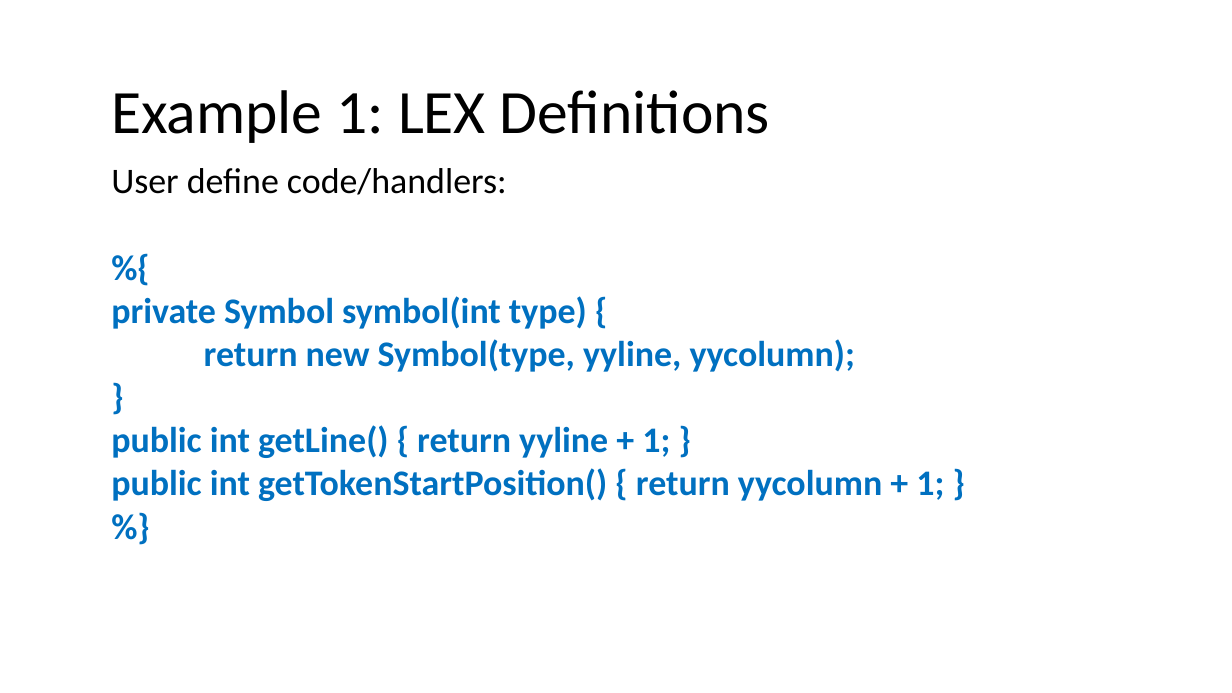
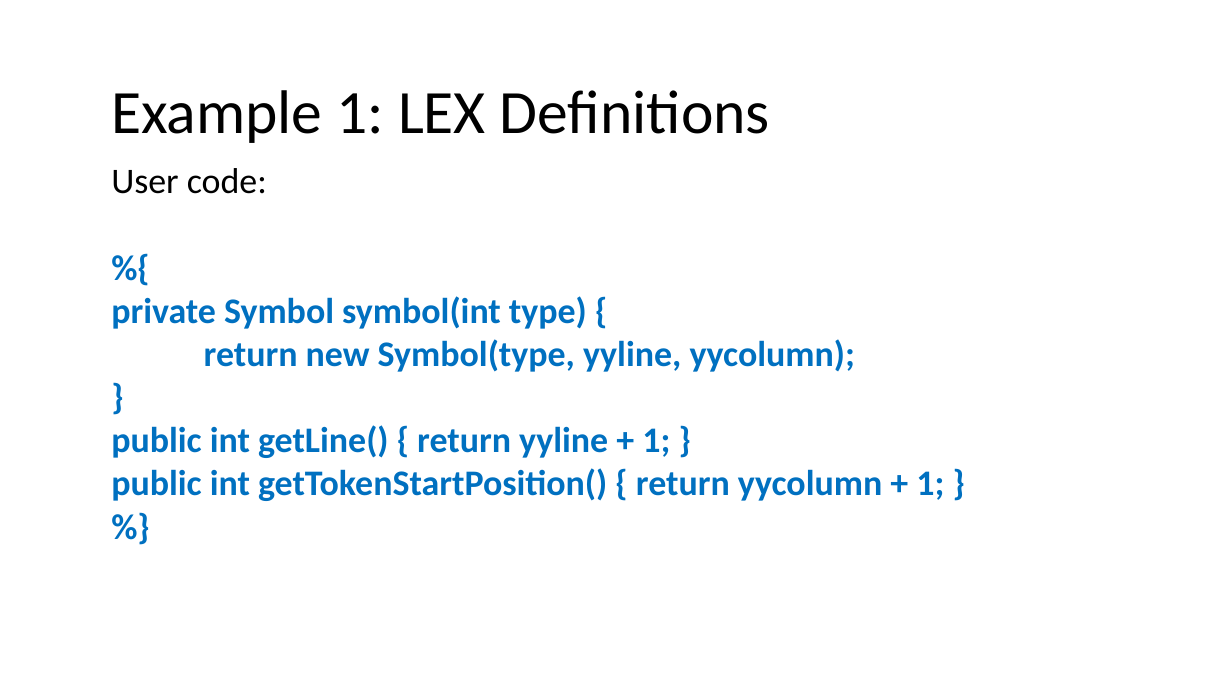
Before and after one commit to nivshani/compilation, a slide deck: slide 90 of slides/lexical_analysis.pptx (slide 91 before the commit). Drawn at 1232x693 pixels with LibreOffice and Linux fonts; fonts in the diff are those of the drawing. Boxes give left, top, right and bottom in pixels: in the first picture for what was removed or moved away, otherwise in the second. Text is boxed around its words. In the diff, an @@ line names an element or a change of style, - is before the commit and + after.

```diff
--- a/slides/lexical_analysis.pptx
+++ b/slides/lexical_analysis.pptx
@@ text at [111,168,267,194]: text changed @@
-User define code/handlers:
+User code:
```
Also in this commit, not shown: 6 other slides changed, 1 other file.
